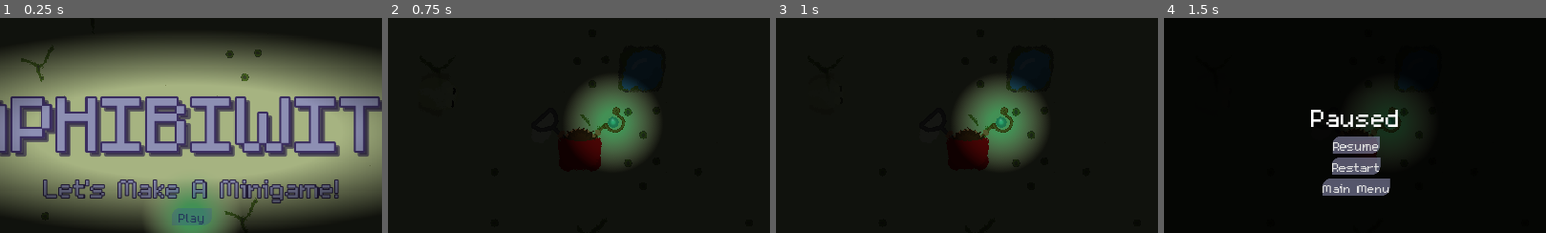
Above: before the commit, frames 1-4 (left to right).
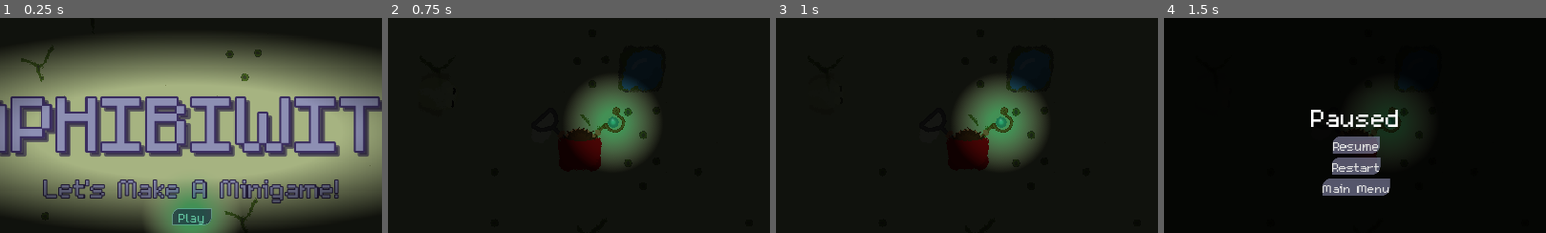
Above: after the commit, the same moments.

Repository: Splashy-Inc/amphibiwitch
Game: Godot game, scene res://SCENES/screen_manager.tscn
Same seed, same stepped clock (60 frames per second), same inputs: the game is played once before the commit and once after it. The engine's default icon, where the game draws it, is replaced by a stand-in: a white triangle on a blue panel in a dark square. Sound files missing from this copy of the repository are replaced by a short silence.
Inputs:
- Up to frame 1 (0.25 s): no input
- Up to frame 2 (0.75 s): click "Play" at 0.5 s
- Up to frame 3 (1 s): no input
- Up to frame 4 (1.5 s): click "PAUSE" at 1.25 s
The pictures show only the part of the screen within x 25-75%, y 20-70%; the shares and areas given below are measured in that part.

The runs differ from the first frame. In frame 1, 0.7% of the frame differs, in the area x 45-56%, y 88-97%; in frame 2, nothing differs; in frame 3, nothing differs; in frame 4, nothing differs.

Commit message:
Main menu always give focus to play button
Resolves issue on web where initial load doesn't recognize controller

Diff:
--- a/SCRIPTS/main_menu.gd
+++ b/SCRIPTS/main_menu.gd
@@ -6,7 +6,7 @@
 
 # Called when the node enters the scene tree for the first time.
 func _ready():
-	pass # Replace with function body.
+	pass
 
 # Called every frame. 'delta' is the elapsed time since the previous frame.
 func _process(delta):
@@ -24,7 +24,8 @@
 func _on_level_select_button_pressed():
 	button_pressed.emit("Level")
 
-
 func _on_play_button_visibility_changed() -> void:
-	if play_button.visible and Globals.joypad_connected:
+	if visible:
+		if not is_node_ready():
+			await ready
 		play_button.grab_focus()
